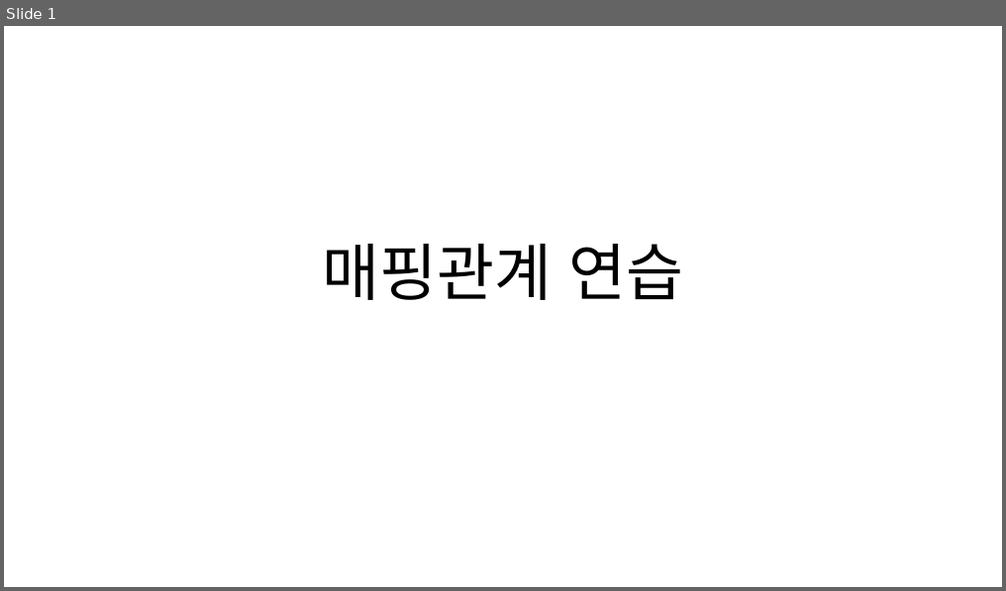
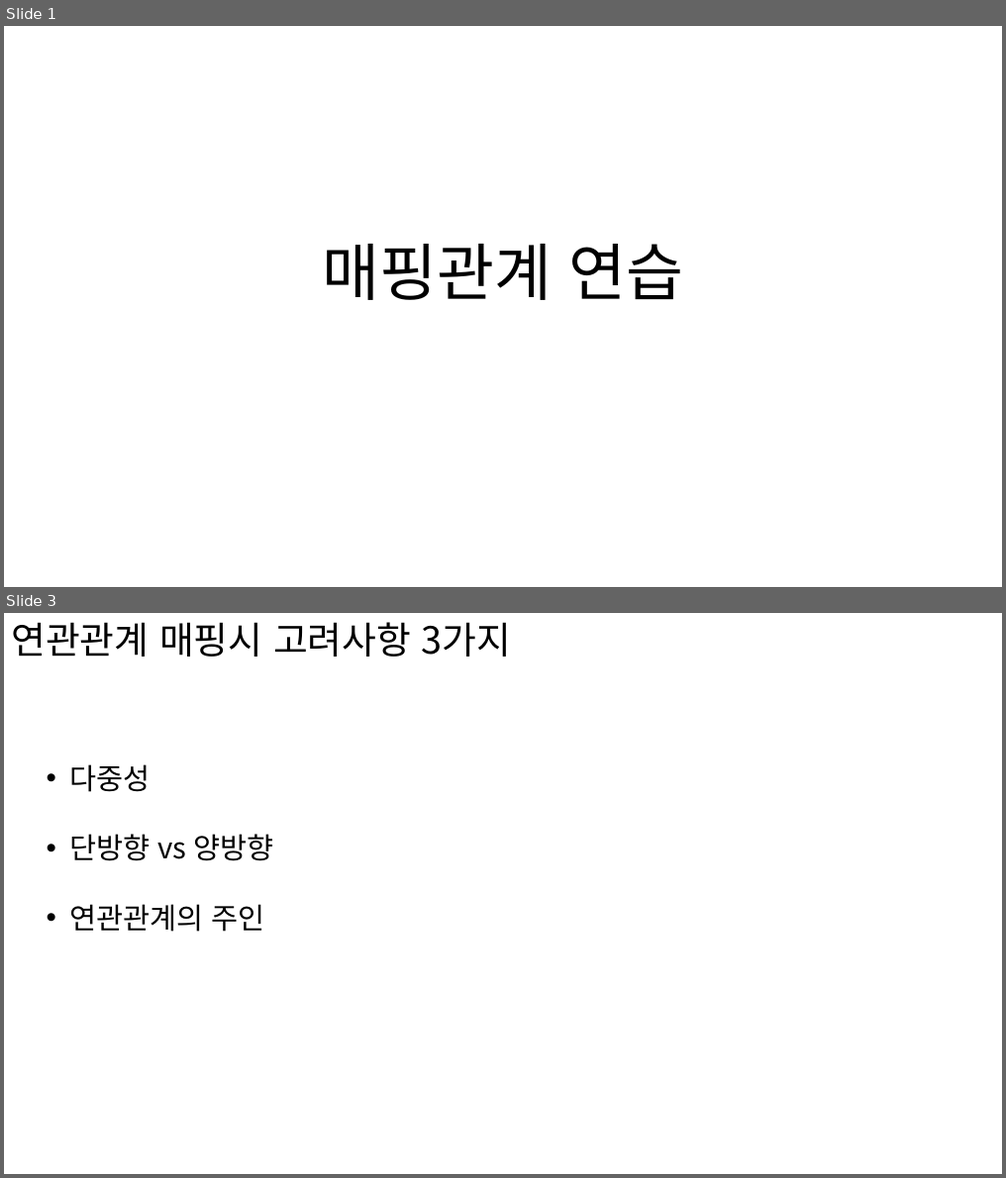
Before and after one commit to soon-good/study_archives, a slide deck: java/JPA/매핑관계_연습.pptx. Shown one above the other, each under a label of ours: slide 1 before the commit, slides 1 and 3 after it; the slides between them are not shown. The pictures are 1006x591 and 1006x1178 pixels, drawn with LibreOffice and Linux fonts; fonts in the diff are those of the drawing. Boxes give left, top, right and bottom in pixels: in the first picture for what was removed or moved away, otherwise in the second. Text is boxed around its words. In the diff, an @@ line names an element or a change of style, - is before the commit and + after.

Commit message:
JPA BASIC : 엔티티 매핑 4종류 요약본 : N:1 매핑 (Many To One) 단방향 예제 추가 : 스프링 Data JPA 확장기능 : 쿼리메소드 기능 : 엔티티 매핑 테스트 정리문서

```diff
--- a/java/JPA/매핑관계_연습.pptx
+++ b/java/JPA/매핑관계_연습.pptx
@@ slide 3 added at box(4, 613, 1002, 1174), background #FFFFFF @@
@@ text added at box(11, 622, 512, 657), 36 pt, text #000000 @@
+연관관계 매핑시 고려사항 3가지
@@ text added at box(69, 764, 273, 932), 28 pt, text #000000 @@
+• 다중성
+• 단방향 vs 양방향
+• 연관관계의 주인
```
Also in this commit, not shown: 2 slides changed, 36 other slides added, 38 other files.
